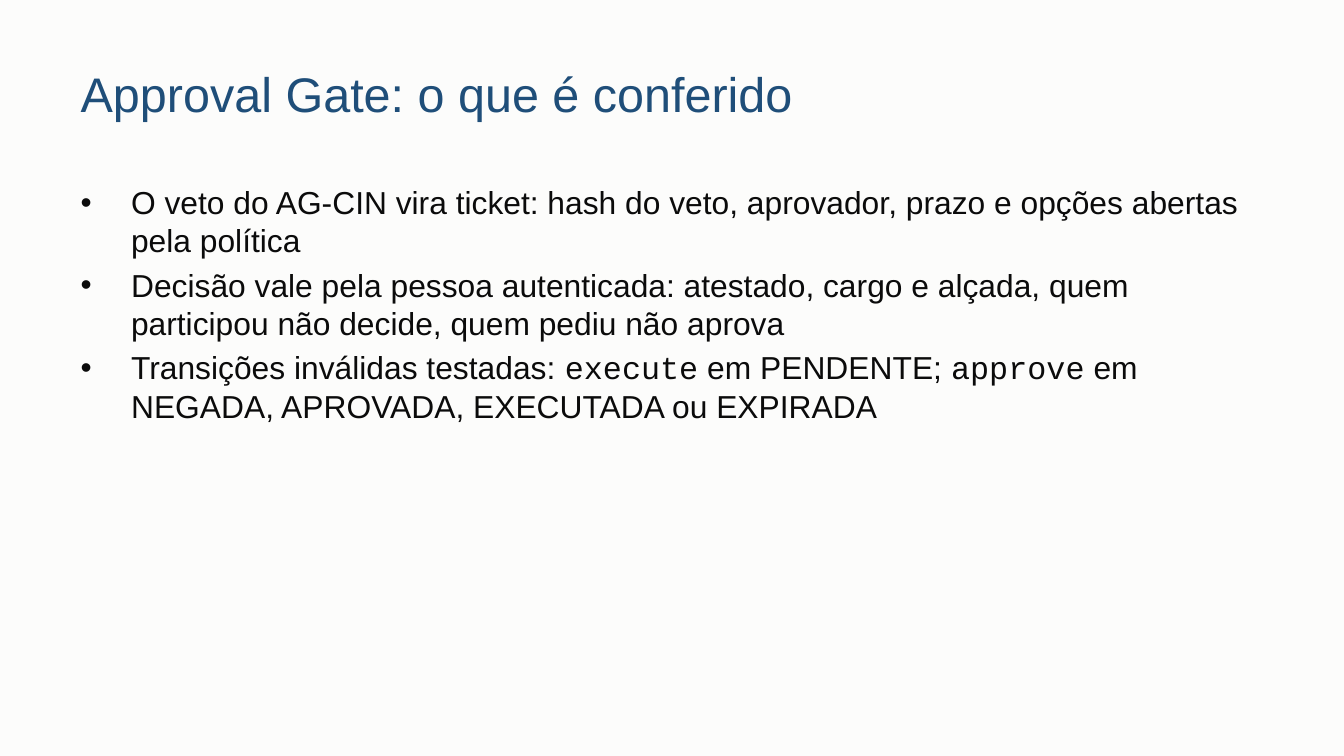
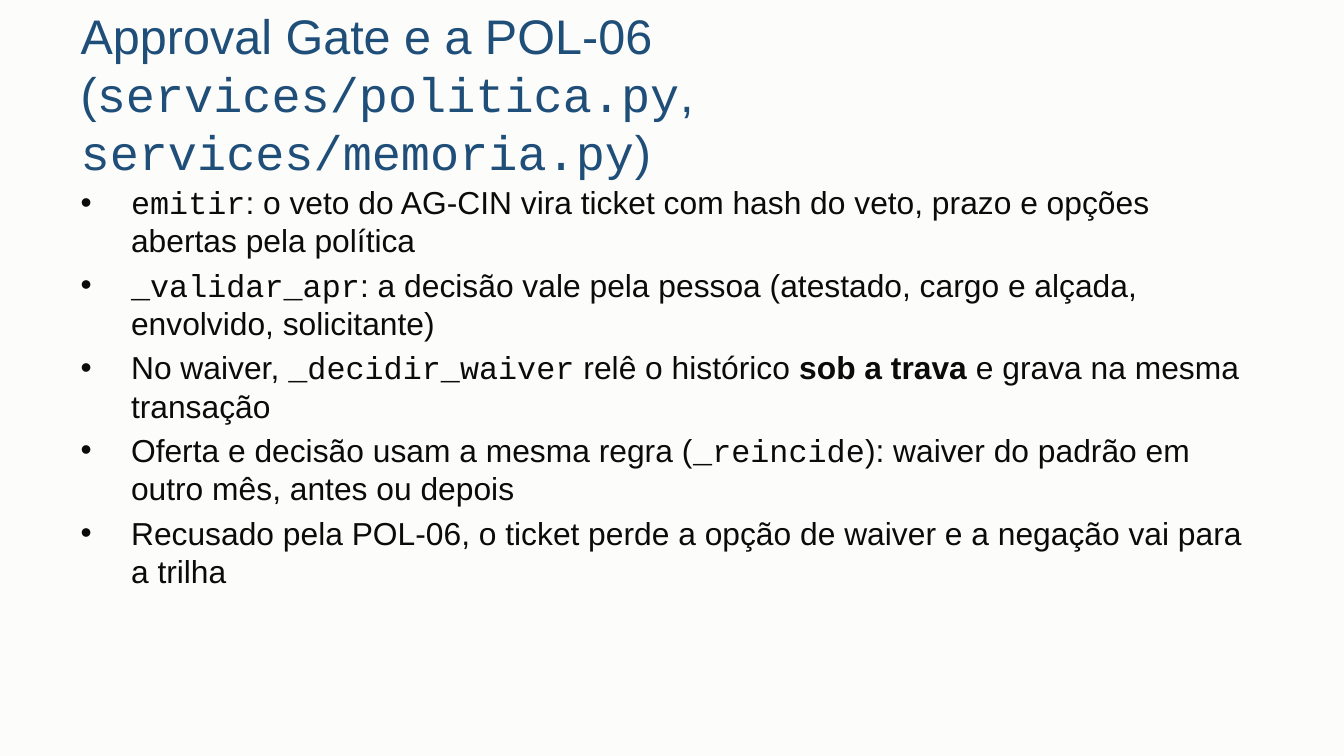
Before and after one commit to danrley-ribeiro/fin-dept-multiagents-project, a slide deck: slide 7 of entregas/dsm4/apresentacao/DSM4-apresentacao.pptx (slide 5 before the commit). Drawn at 1344x756 pixels with LibreOffice and Linux fonts; fonts in the diff are those of the drawing. Boxes give left, top, right and bottom in pixels: in the first picture for what was removed or moved away, otherwise in the second. Text is boxed around its words. In the diff, an @@ line names an element or a change of style, - is before the commit and + after.

```diff
--- a/entregas/dsm4/apresentacao/DSM4-apresentacao.pptx
+++ b/entregas/dsm4/apresentacao/DSM4-apresentacao.pptx
@@ title at <box>81,19,694,180</box>: text changed; font Arial to Courier New @@
-Approval Gate: o que é conferido
+Approval Gate e a POL-06 (services/politica.py, services/memoria.py)
@@ text at <box>131,191,1242,584</box>: text changed @@
-• O veto do AG-CIN vira ticket: hash do veto, aprovador, prazo e opções abertas pela política
-• Decisão vale pela pessoa autenticada: atestado, cargo e alçada, quem participou não decide, quem pediu não aprova
-• Transições inválidas testadas: execute em PENDENTE; approve em NEGADA, APROVADA, EXECUTADA ou EXPIRADA
+• emitir: o veto do AG-CIN vira ticket com hash do veto, prazo e opções abertas pela política
+• _validar_apr: a decisão vale pela pessoa (atestado, cargo e alçada, envolvido, solicitante)
+• No waiver, _decidir_waiver relê o histórico sob a trava e grava na mesma transação
+• Oferta e decisão usam a mesma regra (_reincide): waiver do padrão em outro mês, antes ou depois
+• Recusado pela POL-06, o ticket perde a opção de waiver e a negação vai para a trilha
```
Also in this commit, not shown: 10 other slides changed, 4 slides added, 1 slide removed, 2 other files.
